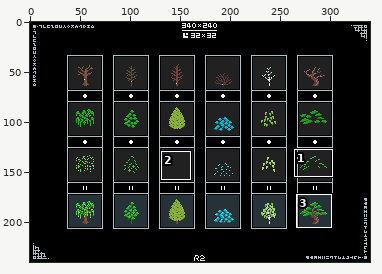
Two versions of one pixel-art file, works/pixel_dailies/pixel_dailies_20210902_set_of_trees.aseprite. The first picture is a wide view before the edit; the outline marks the close-up.
Close-up. Before the commit:
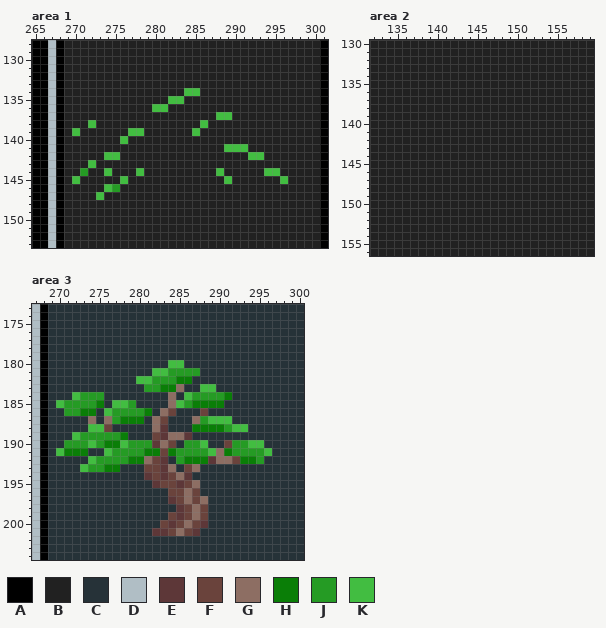
340x240 pixels, 1 frame. Shown: area 1: x 265..301, y 128..153; area 2: x 132..159, y 130..156; area 3: x 267..300, y 173..204. The commit also changed other parts of the picture, which this record leaves out.
Visible layers, top first: "stamp", "leaf_1", "leaf_2", "body", "bg".
Palette (. is transparent): A #000000  B #212121  C #263238  D #b0bec5  E #5d3738  F #6a433c  G #8d6e63  H #0a7e07  J #259b24  K #42bd41
Pixels before, area 1, first column x 265:
128 AADABBBBBBBBBBBBBBBBBBBBBBBBBBBBBBBBA
129 AADABBBBBBBBBBBBBBBBBBBBBBBBBBBBBBBBA
130 AADABBBBBBBBBBBBBBBBBBBBBBBBBBBBBBBBA
131 AADABBBBBBBBBBBBBBBBBBBBBBBBBBBBBBBBA
132 AADABBBBBBBBBBBBBBBBBBBBBBBBBBBBBBBBA
133 AADABBBBBBBBBBBBBBBBBBBBBBBBBBBBBBBBA
134 AADABBBBBBBBBBBBBBBKKBBBBBBBBBBBBBBBA
135 AADABBBBBBBBBBBBBKKBBBBBBBBBBBBBBBBBA
136 AADABBBBBBBBBBBKKBBBBBBBBBBBBBBBBBBBA
137 AADABBBBBBBBBBBBBBBBBBBKKBBBBBBBBBBBA
138 AADABBBKBBBBBBBBBBBBBKBBBBBBBBBBBBBBA
139 AADABKBBBBBBKKBBBBBBKBBBBBBBBBBBBBBBA
140 AADABBBBBBBKBBBBBBBBBBBBBBBBBBBBBBBBA
141 AADABBBBBBBBBBBBBBBBBBBBKKKBBBBBBBBBA
142 AADABBBBBKKBBBBBBBBBBBBBBBBKKBBBBBBBA
143 AADABBBKBBBBBBBBBBBBBBBBBBBBBBBBBBBBA
144 AADABBJBBKBBBKBBBBBBBBBKBBBBBKKBBBBBA
145 AADABKBBBBBKBBBBBBBBBBBBKBBBBBBKBBBBA
146 AADABBBBBKJBBBBBBBBBBBBBBBBBBBBBBBBBA
147 AADABBBBKBBBBBBBBBBBBBBBBBBBBBBBBBBBA
148 AADABBBBBBBBBBBBBBBBBBBBBBBBBBBBBBBBA
149 AADABBBBBBBBBBBBBBBBBBBBBBBBBBBBBBBBA
150 AADABBBBBBBBBBBBBBBBBBBBBBBBBBBBBBBBA
151 AADABBBBBBBBBBBBBBBBBBBBBBBBBBBBBBBBA
152 AADABBBBBBBBBBBBBBBBBBBBBBBBBBBBBBBBA
153 AADABBBBBBBBBBBBBBBBBBBBBBBBBBBBBBBBA
Pixels before, area 2, first column x 132:
130 BBBBBBBBBBBBBBBBBBBBBBBBBBBB
131 BBBBBBBBBBBBBBBBBBBBBBBBBBBB
132 BBBBBBBBBBBBBBBBBBBBBBBBBBBB
133 BBBBBBBBBBBBBBBBBBBBBBBBBBBB
134 BBBBBBBBBBBBBBBBBBBBBBBBBBBB
135 BBBBBBBBBBBBBBBBBBBBBBBBBBBB
136 BBBBBBBBBBBBBBBBBBBBBBBBBBBB
137 BBBBBBBBBBBBBBBBBBBBBBBBBBBB
138 BBBBBBBBBBBBBBBBBBBBBBBBBBBB
139 BBBBBBBBBBBBBBBBBBBBBBBBBBBB
140 BBBBBBBBBBBBBBBBBBBBBBBBBBBB
141 BBBBBBBBBBBBBBBBBBBBBBBBBBBB
142 BBBBBBBBBBBBBBBBBBBBBBBBBBBB
143 BBBBBBBBBBBBBBBBBBBBBBBBBBBB
144 BBBBBBBBBBBBBBBBBBBBBBBBBBBB
145 BBBBBBBBBBBBBBBBBBBBBBBBBBBB
146 BBBBBBBBBBBBBBBBBBBBBBBBBBBB
147 BBBBBBBBBBBBBBBBBBBBBBBBBBBB
148 BBBBBBBBBBBBBBBBBBBBBBBBBBBB
149 BBBBBBBBBBBBBBBBBBBBBBBBBBBB
150 BBBBBBBBBBBBBBBBBBBBBBBBBBBB
151 BBBBBBBBBBBBBBBBBBBBBBBBBBBB
152 BBBBBBBBBBBBBBBBBBBBBBBBBBBB
153 BBBBBBBBBBBBBBBBBBBBBBBBBBBB
154 BBBBBBBBBBBBBBBBBBBBBBBBBBBB
155 BBBBBBBBBBBBBBBBBBBBBBBBBBBB
156 BBBBBBBBBBBBBBBBBBBBBBBBBBBB
Pixels before, area 3, first column x 267:
173 DACCCCCCCCCCCCCCCCCCCCCCCCCCCCCCCC
174 DACCCCCCCCCCCCCCCCCCCCCCCCCCCCCCCC
175 DACCCCCCCCCCCCCCCCCCCCCCCCCCCCCCCC
176 DACCCCCCCCCCCCCCCCCCCCCCCCCCCCCCCC
177 DACCCCCCCCCCCCCCCCCCCCCCCCCCCCCCCC
178 DACCCCCCCCCCCCCCCCCCCCCCCCCCCCCCCC
179 DACCCCCCCCCCCCCCCCCCCCCCCCCCCCCCCC
180 DACCCCCCCCCCCCCCCKKCCCCCCCCCCCCCCC
181 DACCCCCCCCCCCCCKKJJJJCCCCCCCCCCCCC
182 DACCCCCCCCCCCKKJJJHHCCCCCCCCCCCCCC
183 DACCCCCCCCCCCCJJHHGCCKKCCCCCCCCCCC
184 DACCCKJJJCCCCCCCCGCKJJJJHCCCCCCCCC
185 DACKJJJJHCKKJCCCCGKJHHHHCCCCCCCCCC
186 DACCJJHHCKJJJJHCGFCCCFCCCCCCCCCCCC
187 DACCCCCGCGJHHHCGFCCCGJKKKCCCCCCCCC
188 DACCCCCKKFCCCCCGECCCHHHHJKKCCCCCCC
189 DACCCKJJJJJHCCCFEGGECCCCCCCCCCCCCC
190 DACCJJJKJHHKJJJEGFCJJKCCFJJKKCCCCC
191 DACKHHHCCKJJJJHHFHJJJJKGHJJJJKCCCC
192 DACCCCCKJJJJHHGFECJHHHEGGFHHJCCCCC
193 DACCCCKJJHHCCCFFEGCFGCCCCCCCCCCCCC
194 DACCCCCCCCCCCCEFEFGECCCCCCCCCCCCCC
195 DACCCCCCCCCCCCCEFFEFGCCCCCCCCCCCCC
196 DACCCCCCCCCCCCCCCFFGFCCCCCCCCCCCCC
197 DACCCCCCCCCCCCCCCEFGFGCCCCCCCCCCCC
198 DACCCCCCCCCCCCCCCCEFGFCCCCCCCCCCCC
199 DACCCCCCCCCCCCCCCFEFGFCCCCCCCCCCCC
200 DACCCCCCCCCCCCCCFEFGFECCCCCCCCCCCC
201 DACCCCCCCCCCCCCEEFGFECCCCCCCCCCCCC
202 DACCCCCCCCCCCCCCCCCCCCCCCCCCCCCCCC
203 DACCCCCCCCCCCCCCCCCCCCCCCCCCCCCCCC
204 DACCCCCCCCCCCCCCCCCCCCCCCCCCCCCCCC
After:
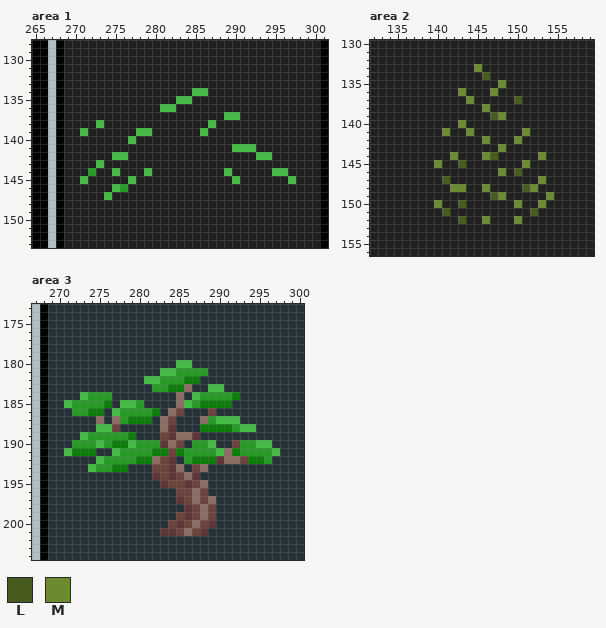
Colours new in this view: L #485c20  M #6c8a30
The edit:
Area 1, layer "leaf_1":
y 134: x 284 K -> B; x 286 B -> K
y 135: x 282 K -> B; x 284 B -> K
y 136: x 280 K -> B; x 282 B -> K
y 137: x 288 K -> B; x 290 B -> K
y 138: x 272..273 KB -> BK; x 286..287 KB -> BK
y 139: x 270..271 KB -> BK; x 277 K -> B; x 279 B -> K; x 285..286 KB -> BK
y 140: x 276..277 KB -> BK
y 141: x 289 K -> B; x 292 B -> K
y 142: x 274 K -> B; x 276 B -> K; x 292 K -> B; x 294 B -> K
y 143: x 272..273 KB -> BK
y 144: x 271..272 JB -> BJ; x 274..275 KB -> BK; x 278..279 KB -> BK; x 288..289 KB -> BK; x 294 K -> B; x 296 B -> K
y 145: x 270..271 KB -> BK; x 276..277 KB -> BK; x 289..290 KB -> BK; x 296..297 KB -> BK
y 146: x 274..276 KJB -> BKJ
y 147: x 273..274 KB -> BK
Area 2, layer "leaf_1":
y 133: x 145 B -> M
y 134: x 146 B -> L
y 135: x 148 B -> M
y 136: x 143 B -> M; x 147 B -> M
y 137: x 144 B -> M; x 150 B -> L
y 138: x 146 B -> M
y 139: x 147..148 BB -> LM
y 140: x 143 B -> M
y 141: x 141 B -> M; x 144 B -> M; x 151 B -> M
y 142: x 146 B -> M; x 150 B -> M
y 143: x 148 B -> M
y 144: x 142 B -> M; x 146..147 BB -> ML; x 153 B -> M
y 145: x 140 B -> M; x 143 B -> L; x 151 B -> M
y 146: x 148 B -> M; x 150 B -> L
y 147: x 141 B -> L; x 153 B -> M
y 148: x 142..143 BB -> MM; x 146 B -> M; x 151..152 BB -> LM
y 149: x 147..148 BB -> LM; x 154 B -> M
y 150: x 140 B -> M; x 143 B -> L; x 150 B -> M; x 153 B -> M
y 151: x 141 B -> L; x 152 B -> L
y 152: x 143 B -> L; x 146 B -> M; x 150 B -> M
Area 3, layers "leaf_1", "leaf_2", "body":
y 180: x 284 K -> C; x 286 C -> K
y 181: x 282 K -> C; x 284 J -> K; x 288 C -> J
y 182: x 280 K -> C; x 282 J -> K; x 285 H -> J; x 287 C -> H
y 183: x 281 J -> C; x 283 H -> J; x 285..286 GC -> HG; x 288 K -> C; x 290 C -> K
y 184: x 272..273 KJ -> CK; x 276 C -> J; x 284..287 GCKJ -> CGCK; x 291..292 HC -> JH
y 185: x 270..271 KJ -> CK; x 275..277 HCK -> JHC; x 279..280 JC -> KJ; x 284..287 GKJH -> CGKJ; x 291 C -> H
y 186: x 271 J -> C; x 273 H -> J; x 275..277 CKJ -> HCK; x 281..285 HCGFC -> JHCGF; x 288..289 FC -> CF
y 187: x 274..278 GCGJH -> CGCGJ; x 281..284 CGFC -> HCGF; x 287..289 GJK -> CGJ; x 292 C -> K
y 188: x 274 K -> C; x 276..277 FC -> KF; x 282..284 GEC -> CGE; x 287 H -> C; x 291..292 JK -> HJ; x 294 C -> K
y 189: x 272..273 KJ -> CK; x 278..279 HC -> JH; x 282..284 FEG -> CFE; x 286..287 EC -> GE
y 190: x 271 J -> C; x 274..276 KJH -> JKJ; x 278..279 KJ -> HK; x 282..286 EGFCJ -> JEGFC; x 288..289 KC -> JK; x 291..292 FJ -> CF; x 294 K -> J; x 296 C -> K
y 191: x 270..271 KH -> CK; x 274 C -> H; x 276..277 KJ -> CK; x 281 H -> J; x 283..285 FHJ -> HFH; x 289..292 KGHJ -> JKGH; x 296..297 KC -> JK
y 192: x 274..275 KJ -> CK; x 279 H -> J; x 281..286 GFECJH -> HGFECJ; x 289..290 EG -> HE; x 292..293 FH -> GF; x 295..296 JC -> HJ
y 193: x 273..274 KJ -> CK; x 276 H -> J; x 278 C -> H; x 281 F -> C; x 283..288 EGCFGC -> FEGCFG
y 194: x 281..287 EFEFGEC -> CEFEFGE
y 195: x 282..283 EF -> CE; x 285..288 EFGC -> FEFG
y 196: x 284 F -> C; x 286..288 GFC -> FGF
y 197: x 284..289 EFGFGC -> CEFGFG
y 198: x 285..289 EFGFC -> CEFGF
y 199: x 284..289 FEFGFC -> CFEFGF
y 200: x 283..289 FEFGFEC -> CFEFGFE
y 201: x 282 E -> C; x 284..288 FGFEC -> EFGFE
